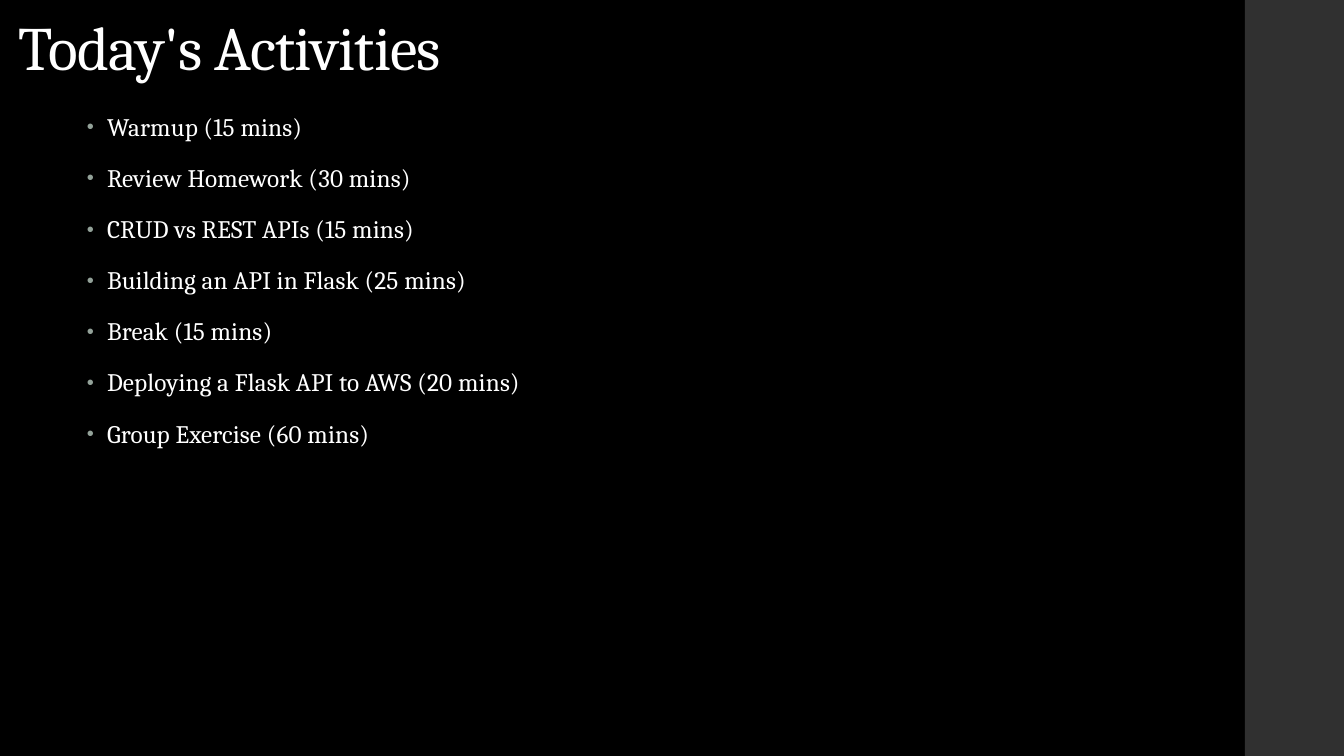
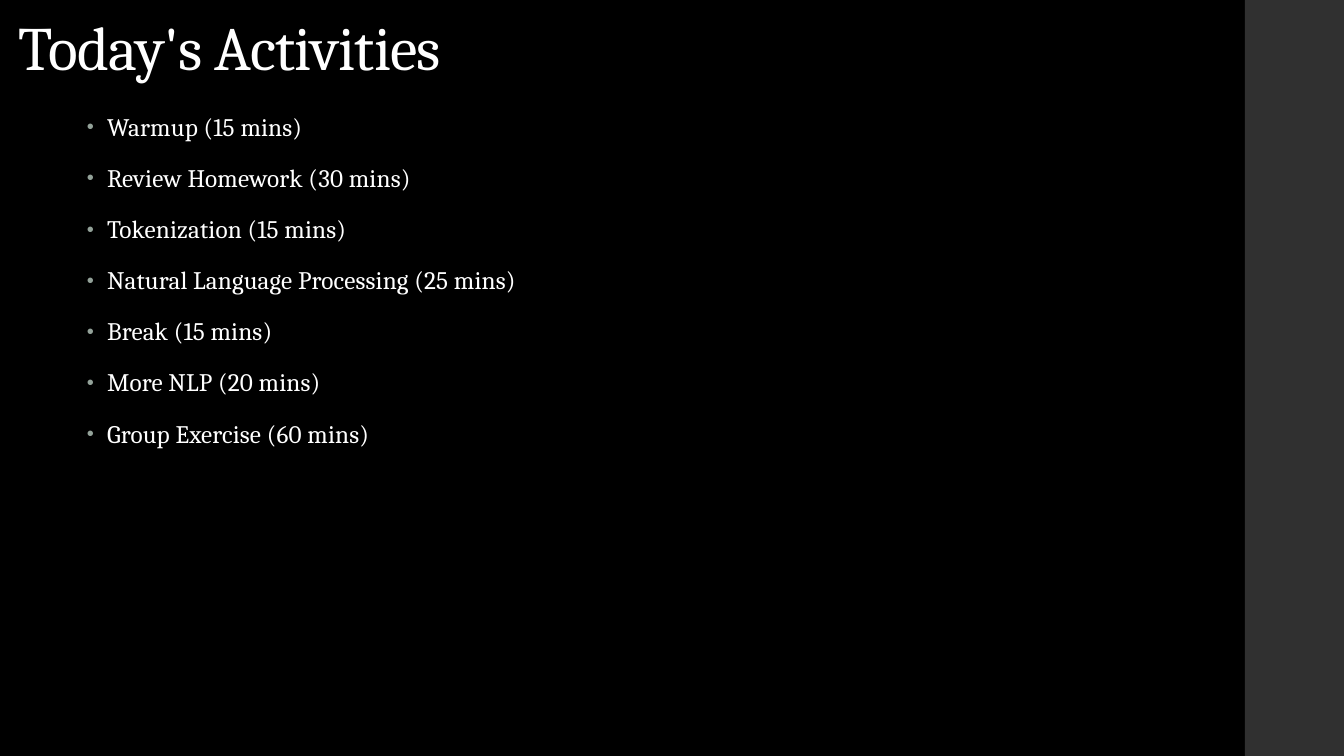
Before and after one commit to LaunchCoderGirlSTL/Data-Science-Assignments, a slide deck: slide 3 of course_material/week_20/week_20_presentation.pptx. Drawn at 1344x756 pixels with LibreOffice and Linux fonts; fonts in the diff are those of the drawing. Boxes give left, top, right and bottom in pixels: in the first picture for what was removed or moved away, otherwise in the second. Text is boxed around its words. In the diff, an @@ line names an element or a change of style, - is before the commit and + after.

```diff
--- a/course_material/week_20/week_20_presentation.pptx
+++ b/course_material/week_20/week_20_presentation.pptx
@@ text at [107,220,516,295]: text changed @@
-• CRUD vs REST APIs (15 mins)
-• Building an API in Flask (25 mins)
+• Tokenization (15 mins)
+• Natural Language Processing (25 mins)
@@ text at [107,373,321,395]: text changed @@
-• Deploying a Flask API to AWS (20 mins)
+• More NLP (20 mins)
```
Also in this commit, not shown: 3 other files.
